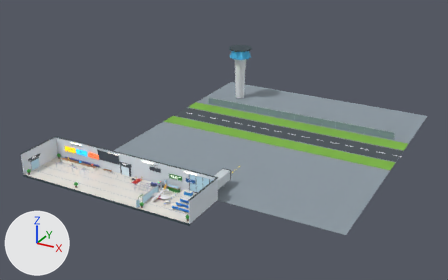
A saved change to the Blender file 3d/blender/blend/airport_terminal.blend.
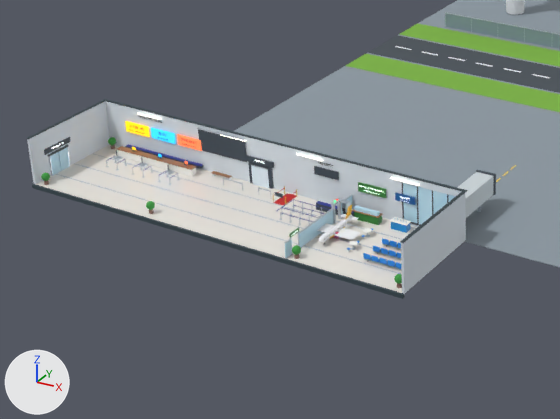
The first picture shows the older version from a 50 mm lens placed at (100.2, -120.1, 81.4), pointed at (13.0, 38.4, 2.2). The close-ups show the older and then the newer version on the part from 2% to 58% of the width and 33% to 100% of the height of that picture. Only the edits that show in the close-ups are written down. Lighting does not change. The marker at lower left points along +X, +Y and +Z.

In view in the first close-up: 'AirportTerminal_static', 'Plane_m' and 2 more.
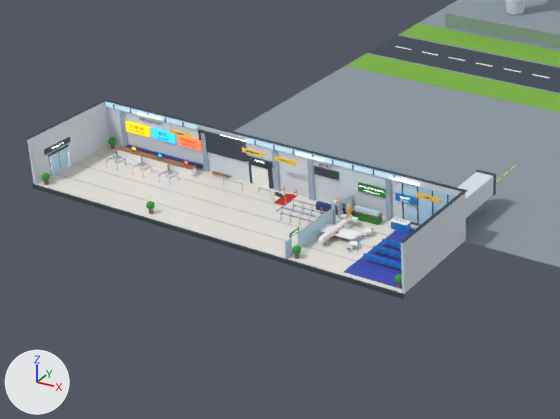
Diff of the bpy script that builds the scene:
```diff
--- a/3d/blender/blend/airport_terminal.blend.py
+++ b/3d/blender/blend/airport_terminal.blend.py
@@ me_airportterminal_static @@
 # used by ob_airportterminal_static; parent = ob_airportterminal; location = (0.0, 0.0, 0.0)
-me_airportterminal_static.from_pydata(...)  # 23580 vertices, 16836 faces; spans x -28.4..64.5, y -7.3..97.0, z -0.5..19.5
+me_airportterminal_static.from_pydata(...)  # 26284 vertices, 18756 faces; spans x -28.4..64.5, y -7.3..97.0, z -0.5..19.5
+# me_airportterminal_static part 1: a new loose piece, a box spanning x -27.8..-12.0, y 6.8..6.86, z 5.8..6.4, in mat_atskyglass (blue #bfe6ff, glowing blue #bfe6ff)
+# me_airportterminal_static part 2: a new loose piece, a box spanning x -4.0..19.3, y 6.8..6.86, z 5.8..6.4, in mat_atskyglass (blue #bfe6ff, glowing blue #bfe6ff)
+# me_airportterminal_static part 3: a new loose piece, a box spanning x -25.35..-24.65, y 6.7..7.0, z 0.0..5.5, in mat_atstripe (greyish blue #9fb3c8)
+# me_airportterminal_static part 4: a new loose piece, a box spanning x -11.35..-10.65, y 6.7..7.0, z 0.0..5.5, in mat_atstripe (greyish blue #9fb3c8)
+# me_airportterminal_static part 5: a new loose piece, a box spanning x 0.15..0.85, y 6.7..7.0, z 0.0..5.5, in mat_atstripe (greyish blue #9fb3c8)
+# me_airportterminal_static part 6: a new loose piece, a box spanning x 5.65..6.35, y 6.7..7.0, z 0.0..5.5, in mat_atstripe (greyish blue #9fb3c8)
+# me_airportterminal_static part 7: a new loose piece, a box spanning x 17.25..17.95, y 6.7..7.0, z 0.0..5.5, in mat_atstripe (greyish blue #9fb3c8)
+# me_airportterminal_static part 8: the loose piece of 8 vertices spanning x 20.3..26.9, y -1.0..-0.6, z 0.3 is copied, and the copy is scaled about its middle by (1.26, 25.2, 0.15), then moved by (0.1, 0.8, -0.3), in mat_atgatecarpet (blue #3f51b5); it spans x 19.6..27.9, y -6.3..6.3, z 0.0
+# me_airportterminal_static part 9: a new loose piece, a box spanning x -15.7..-12.3, y 5.54..5.66, z 5.0..5.6, in mat_atwaysign (yellow #ffd54f)
+# me_airportterminal_static part 10: 160 vertices moved from x -21.5..9.4, y 6.8, z 5.3..5.8 to x -21.7..9.4, y 6.8, z 5.0..5.4; 735 vertices removed from x -21.5..9.5, y 6.8, z 5.3..5.8; 3362 vertices added at x -22.1..25.7, y 5.5..6.9, z 4.9..6.6
+# me_airportterminal_static part 11: 6 faces spanning x 18.6..21.4, y 6.7..6.9, z 3.1..4.1 switch from mat_atwatersign (blue #01579b) to mat_atwaterbar (blue #0288d1)
+# me_airportterminal_static part 12: 6 faces spanning x -11.0..59.0, y 70.0, z -0.2..2.2 switch from mat_atfence (greyish blue #90a4ae) to mat_atmetal (light grey #b8c2cc)
+# me_airportterminal_static part 13: 6 faces spanning x 24.8..27.2, y 7.3..16.3, z 1.8..4.4 switch from mat_atbridge (light grey #cfd8dc) to mat_atwall (white #dde6ee)
+# other edits to the shape of me_airportterminal_static do not show in these pictures
 me_airportterminal_static.materials.append(mat_atfloor)
 me_airportterminal_static.materials.append(mat_atstripe)
-me_airportterminal_static.materials.append(mat_atcap)  # dark blue #37474f
 me_airportterminal_static.materials.append(mat_neontube)
@@ me_airportterminal_static @@
 me_airportterminal_static.materials.append(mat_atgold)
-me_airportterminal_static.materials.append(mat_attunnel)  # black #1b1b1b
-me_airportterminal_static.materials.append(mat_atexitsign)  # green #2e7d32
 me_airportterminal_static.materials.append(mat_atdeli)
-me_airportterminal_static.materials.append(mat_atknish)  # orange #d7a15a
 me_airportterminal_static.materials.append(mat_atseat)
@@ me_airportterminal_static @@
 me_airportterminal_static.materials.append(mat_attarmac)
-me_airportterminal_static.materials.append(mat_atasphalt)  # greyish blue #4a5259
-me_airportterminal_static.materials.append(mat_atpaint)  # white #f5f5f5
 me_airportterminal_static.materials.append(mat_atgrass)
-me_airportterminal_static.materials.append(mat_attaxiline)  # yellow #ffd54f
-me_airportterminal_static.materials.append(mat_attower)  # white #eceff1
-me_airportterminal_static.materials.append(mat_attowerglass)  # blue #4fc3f7
+me_airportterminal_static.materials.append(mat_atskyglass)  # blue #bfe6ff, glowing blue #bfe6ff
+me_airportterminal_static.materials.append(mat_atgatecarpet)  # blue #3f51b5
+me_airportterminal_static.materials.append(mat_atwaysign)  # yellow #ffd54f
```

Boxes [x1, y1, x2, y2] around the edits, measured in the close-ups (560 x 419 px):
part 1 of me_airportterminal_static, added: after [105, 102, 197, 130]
part 2 of me_airportterminal_static, added: after [246, 138, 400, 181]
part 3 of me_airportterminal_static, added: after [119, 112, 128, 147]
part 4 of me_airportterminal_static, added: after [201, 133, 210, 172]
part 5 of me_airportterminal_static, added: after [272, 150, 280, 191]
part 6 of me_airportterminal_static, added: after [307, 159, 315, 200]
part 7 of me_airportterminal_static, added: after [385, 179, 393, 221]
part 8 of me_airportterminal_static, added (blue): after [344, 228, 414, 289]
part 9 of me_airportterminal_static, added: after [169, 129, 190, 138]
part 10 of me_airportterminal_static, built on: before [144, 116, 333, 166]; after [139, 113, 441, 203]
part 11 of me_airportterminal_static, recoloured: [395, 193, 416, 205] in both
part 12 of me_airportterminal_static, recoloured: [446, 14, 560, 49] in both
part 13 of me_airportterminal_static, recoloured (light grey to white): [457, 172, 494, 217] in both
